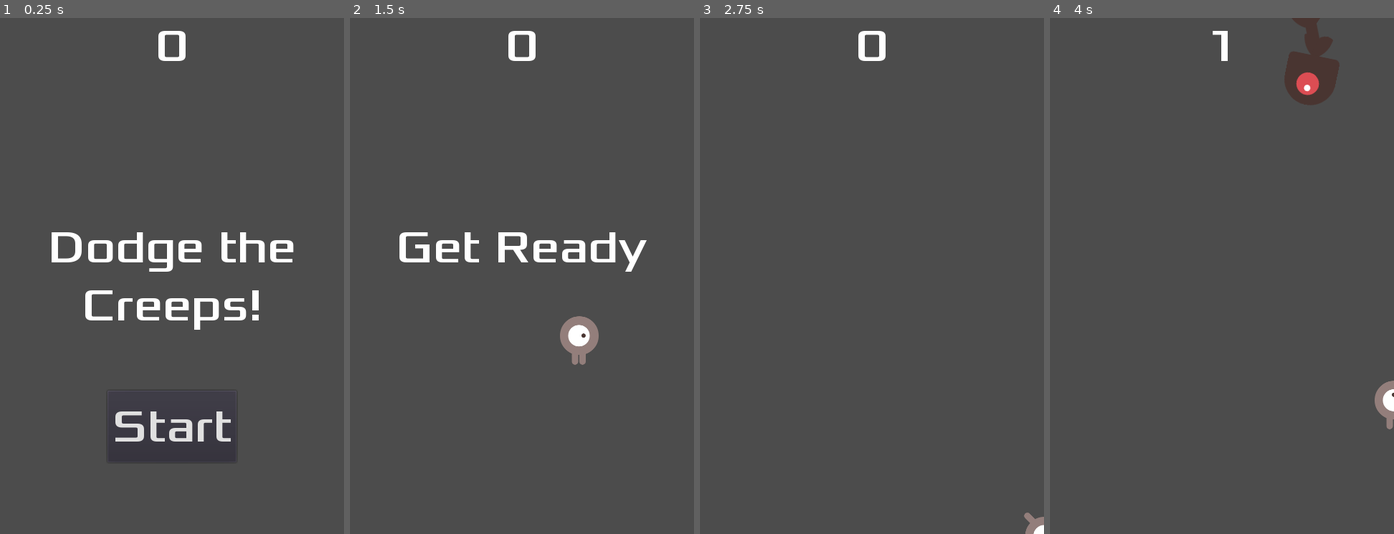
Above: before the commit, frames 1-4 (left to right).
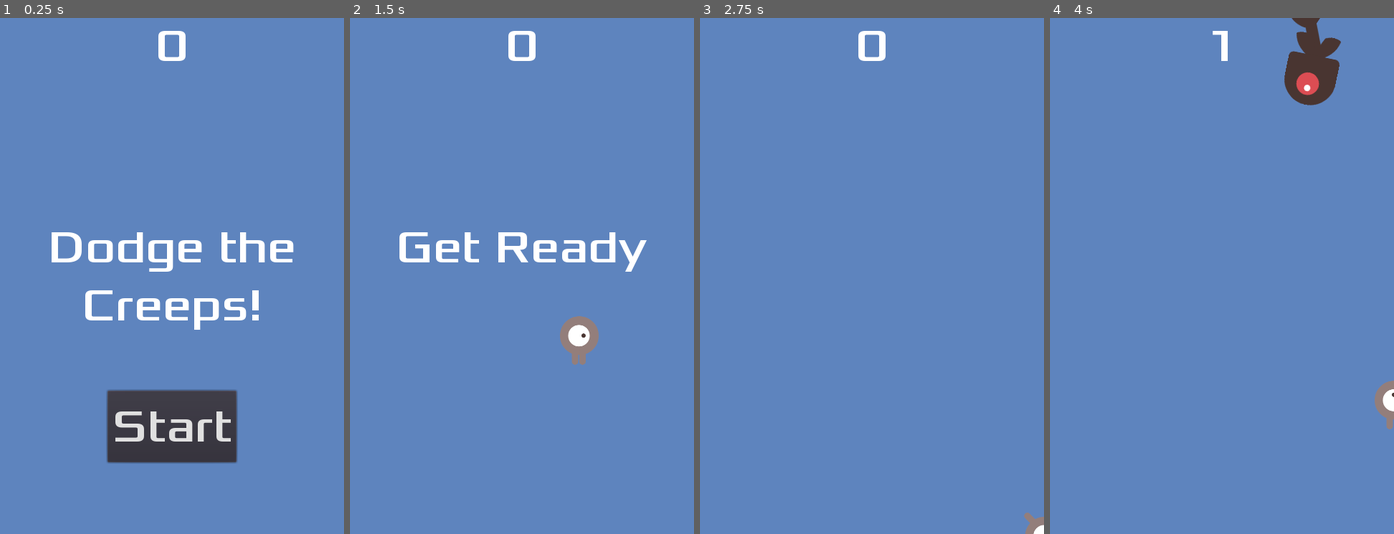
Above: after the commit, the same moments.

Repository: m039/UncontrollableStick
Game: Godot game, scene res://Main.tscn
Same seed, same stepped clock (60 frames per second), same inputs: the game is played once before the commit and once after it.
Inputs:
- Up to frame 1 (0.25 s): no input
- Up to frame 2 (1.5 s): click "Start" at 0.5 s; tap Enter at 1.25 s; hold Right (ui_right) from 1.28 s (still down)
- Up to frame 3 (2.75 s): release Right (ui_right) at 2.03 s; hold Down (ui_down) from 2.03 s (still down)
- Up to frame 4 (4 s): release Down (ui_down) at 2.78 s; hold Right (ui_right) 2.78-3.53 s; hold Up (ui_up) from 3.53 s (still down)

The runs differ from the first frame. In frame 1, 92% of the frame differs, in the area x 0-100%, y 0-100%; in frame 2, 97%; in frame 3, 100%; in frame 4, 98%.

Commit message:
Finished the tutorial

Diff:
--- a/HUD.tscn
+++ b/HUD.tscn
@@ -14,6 +14,12 @@
 [sub_resource type="DynamicFont" id=3]
 size = 64
 font_data = ExtResource( 2 )
+
+[sub_resource type="InputEventAction" id=4]
+action = "ui_select"
+
+[sub_resource type="ShortCut" id=5]
+shortcut = SubResource( 4 )
 
 [node name="HUD" type="CanvasLayer"]
 script = ExtResource( 1 )
@@ -53,6 +59,7 @@
 margin_right = 90.0
 margin_bottom = -100.0
 custom_fonts/font = SubResource( 3 )
+shortcut = SubResource( 5 )
 text = "Start"
 
 [node name="MessageTimer" type="Timer" parent="."]
--- a/Main.gd
+++ b/Main.gd
@@ -11,6 +11,8 @@
 	$ScoreTimer.stop()
 	$MobTimer.stop()
 	$HUD.show_game_over()
+	$DeathSound.play()
+	$Music.stop()
 
 func new_game():
 	score = 0
@@ -18,6 +20,7 @@
 	$StartTimer.start()
 	$HUD.update_score(score)
 	$HUD.show_message("Get Ready")
+	$Music.play()
 
 func _on_StartTimer_timeout():
 	$MobTimer.start()
@@ -43,3 +46,4 @@
 	# Set the velocity (speed & direction).
 	mob.linear_velocity = Vector2(rand_range(mob.min_speed, mob.max_speed), 0)
 	mob.linear_velocity = mob.linear_velocity.rotated(direction)
+	$HUD.connect("start_game", mob, "_on_start_game")
--- a/Main.tscn
+++ b/Main.tscn
@@ -1,9 +1,11 @@
-[gd_scene load_steps=6 format=2]
+[gd_scene load_steps=8 format=2]
 
 [ext_resource path="res://Main.gd" type="Script" id=1]
 [ext_resource path="res://Mob.tscn" type="PackedScene" id=2]
 [ext_resource path="res://Player.tscn" type="PackedScene" id=3]
 [ext_resource path="res://HUD.tscn" type="PackedScene" id=4]
+[ext_resource path="res://art/House In a Forest Loop.ogg" type="AudioStream" id=5]
+[ext_resource path="res://art/gameover.wav" type="AudioStream" id=6]
 
 [sub_resource type="Curve2D" id=1]
 _data = {
@@ -13,6 +15,11 @@
 [node name="Main" type="Node"]
 script = ExtResource( 1 )
 Mob = ExtResource( 2 )
+
+[node name="ColorRect" type="ColorRect" parent="."]
+margin_right = 480.0
+margin_bottom = 720.0
+color = Color( 0.372549, 0.521569, 0.74902, 1 )
 
 [node name="Player" parent="." instance=ExtResource( 3 )]
 
@@ -36,6 +43,12 @@
 rotation = 1.5708
 
 [node name="HUD" parent="." instance=ExtResource( 4 )]
+
+[node name="Music" type="AudioStreamPlayer" parent="."]
+stream = ExtResource( 5 )
+
+[node name="DeathSound" type="AudioStreamPlayer" parent="."]
+stream = ExtResource( 6 )
 [connection signal="hit" from="Player" to="." method="game_over"]
 [connection signal="timeout" from="MobTimer" to="." method="_on_MobTimer_timeout"]
 [connection signal="timeout" from="ScoreTimer" to="." method="_on_ScoreTimer_timeout"]
--- a/Mob.gd
+++ b/Mob.gd
@@ -7,6 +7,10 @@
 
 func _ready():
 	$AnimatedSprite.animation = mob_types[randi() % mob_types.size()]
+	$AnimatedSprite.play()
 
 func _on_Visibility_screen_exited():
 	queue_free()
+
+func _on_start_game():
+	queue_free()
Not shown: 1 places in HUD.tscn that only renumber resources
